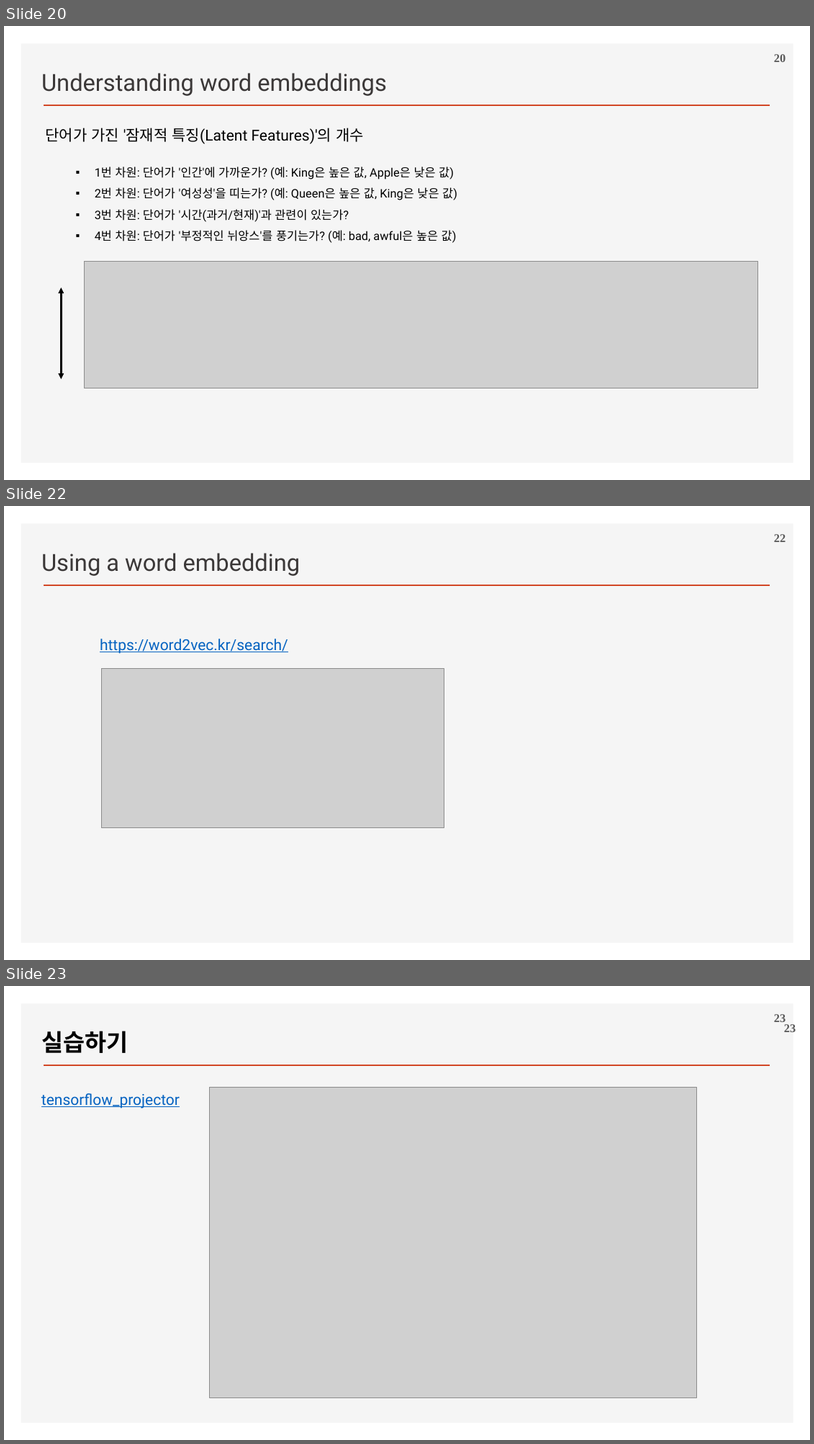
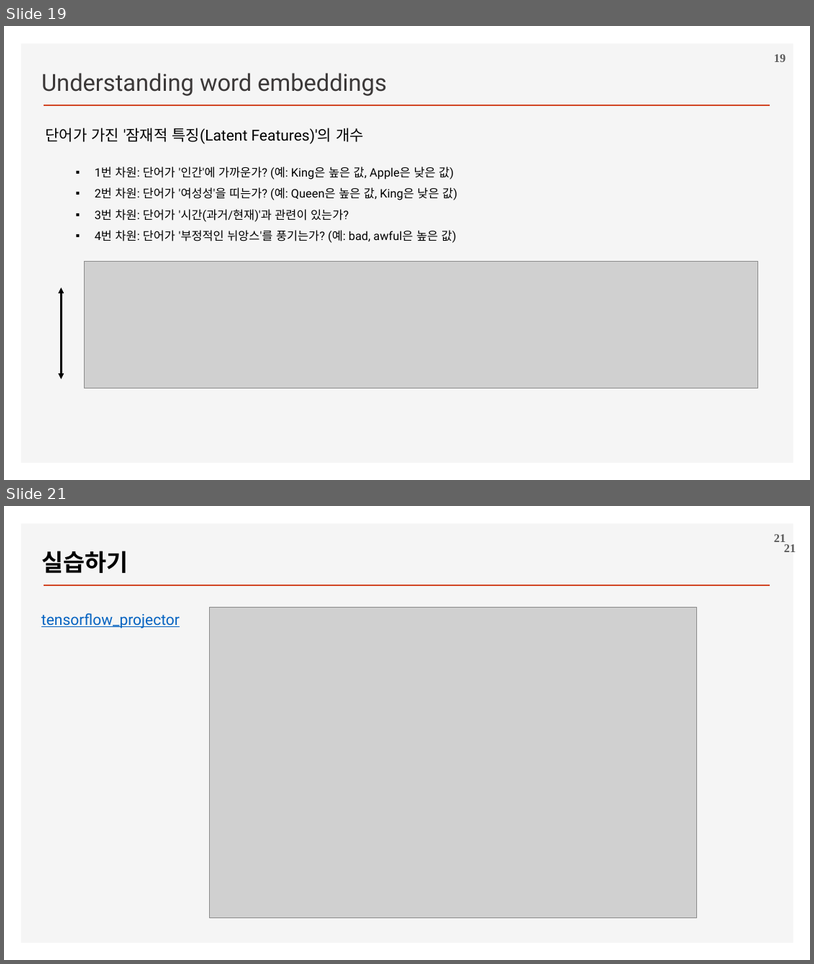
Before and after one commit to ancestor9/2026_Fall_Deep-Learning-with-Python, a slide deck: Chapter 14 Text classification.pptx. Shown one above the other, each under a label of ours: slides 20, 22 and 23 before the commit, slides 19 and 21 after it; the slides between them are not shown. The pictures are 814x1444 and 814x964 pixels, drawn with LibreOffice and Linux fonts; fonts in the diff are those of the drawing; grey boxes stand for pictures; background and template pictures are left out. Boxes give left, top, right and bottom in pixels: in the first picture for what was removed or moved away, otherwise in the second. Text is boxed around its words. In the diff, an @@ line names an element or a change of style, - is before the commit and + after.

```diff
--- a/Chapter 14 Text classification.pptx
+++ b/Chapter 14 Text classification.pptx
@@ slide 22 removed at (4, 506, 810, 960), background #FFFFFF; not listed: 2 template elements that a slide beside it also shows @@
@@ page number removed at (774, 534, 786, 542) @@
-22
@@ text removed at (41, 553, 301, 576) @@
-Using a word embedding
@@ text removed at (100, 638, 288, 654) @@
-https://word2vec.kr/search/
@@ picture removed at (102, 668, 445, 827) @@
@@ what was slide 20 is now slide 19 @@
@@ page number at (774, 54, 786, 62): text changed @@
-20
+19
@@ what was slide 23 is now slide 21 @@
@@ page number at (774, 534, 786, 545): text changed @@
-23
+21
@@ page number at (784, 544, 796, 552): text changed @@
-23
+21
```
Also in this commit, not shown: 6 slides changed, 1 slide added, 3 other slides removed.
